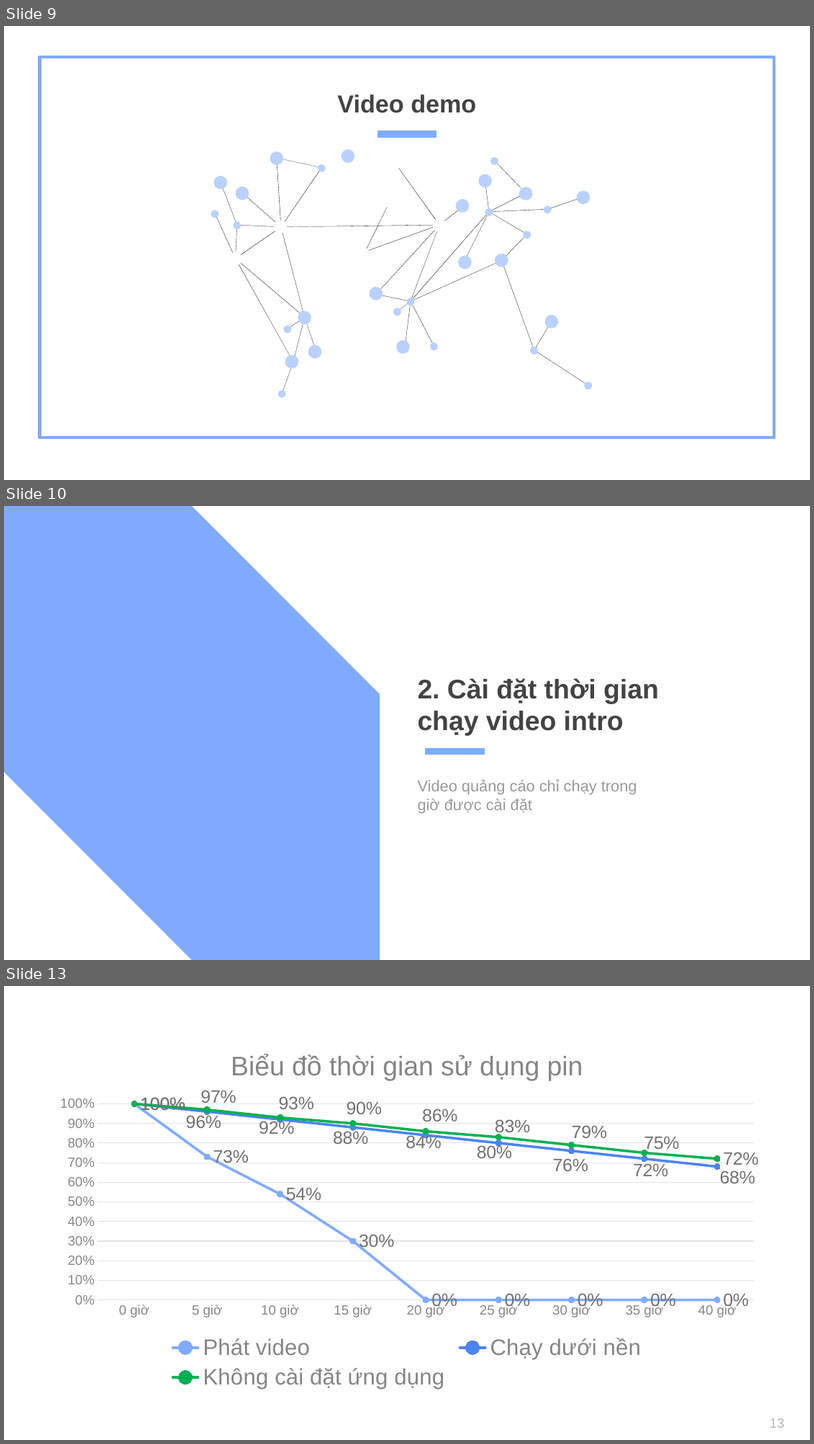
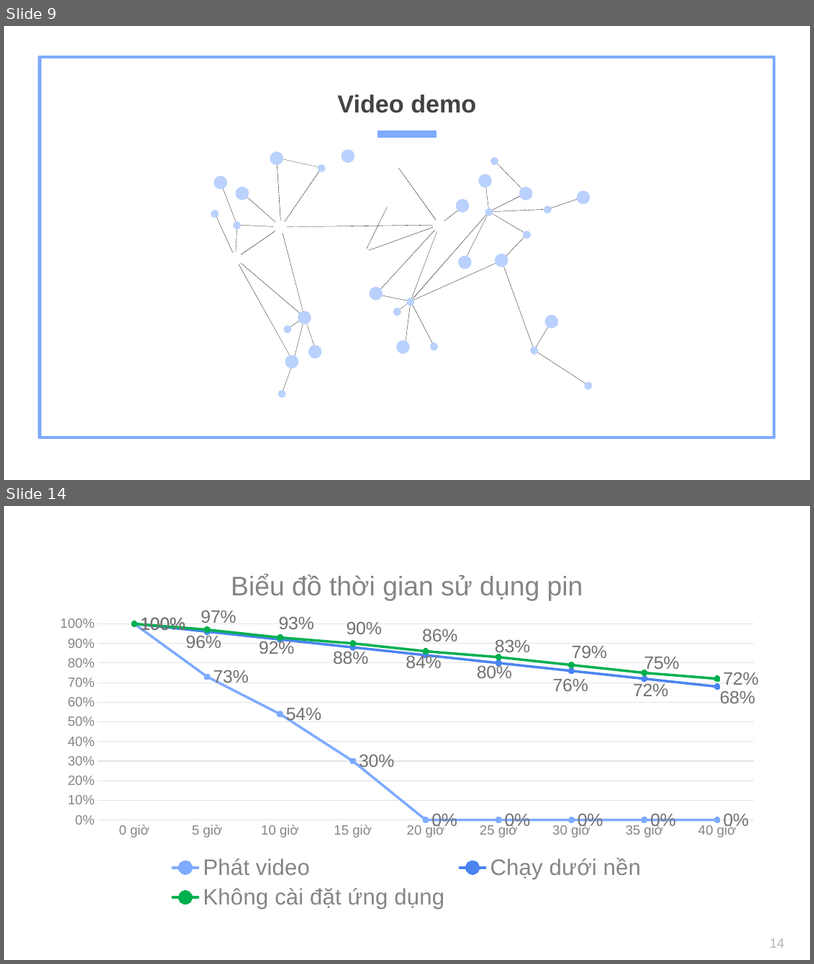
Before and after one commit to daihieptn97/share, a slide deck: Minimal Charm Blue variant.pptx. Shown one above the other, each under a label of ours: slides 9, 10 and 13 before the commit, slides 9 and 14 after it; the slides between them are not shown. The pictures are 814x1444 and 814x964 pixels, drawn with LibreOffice and Linux fonts; fonts in the diff are those of the drawing. Boxes give left, top, right and bottom in pixels: in the first picture for what was removed or moved away, otherwise in the second. Text is boxed around its words. In the diff, an @@ line names an element or a change of style, - is before the commit and + after.

```diff
--- a/Minimal Charm Blue variant.pptx
+++ b/Minimal Charm Blue variant.pptx
@@ slide 10 removed at (4,506,810,960), background #FFFFFF @@
@@ snip diag rect removed at (4,506,380,959) @@
@@ title removed at (418,678,659,736) @@
-2. Cài đặt thời gian chạy video intro
@@ line removed from (426, 751) to (486, 751) @@
@@ subtitle removed at (418,779,638,813) @@
-Video quảng cáo chỉ chạy trong giờ được cài đặt
@@ what was slide 13 is now slide 14 @@
@@ page number at (770,938,785,947): text changed @@
-13
+14
```
Also in this commit, not shown: 3 slides changed, 2 slides added, 2 other files.
